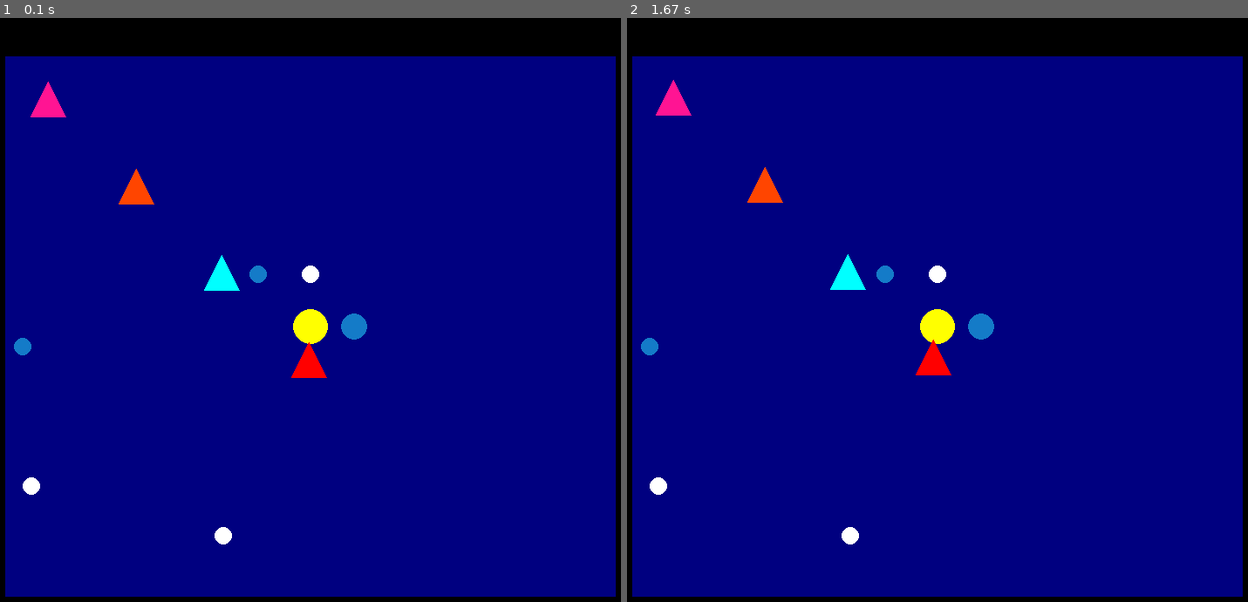
Above: before the commit, frames 1-2 (left to right).
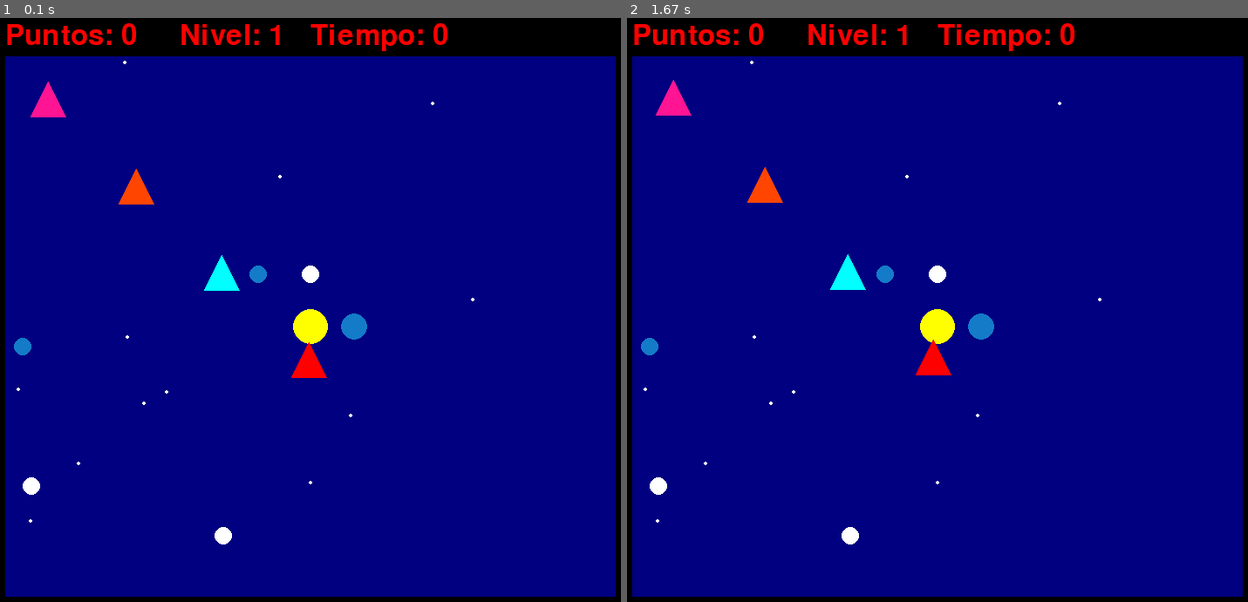
Above: after the commit, the same moments.

Repository: deinol18/pacmanJeff
Game: pygame game, started from prueba 2.py
Same seed, same stepped clock (60 frames per second), same inputs: the game is played once before the commit and once after it.
Inputs:
- Up to frame 1 (0.1 s): no input
- Up to frame 2 (1.67 s): tap M at 0.33 s

The runs differ from the first frame. In frame 1, 1.0% of the frame differs, in the area x 1-77%, y 0-87%; in frame 2, 1.0%.

Commit message:
todo lo que falta

Diff:
--- a/prueba 2.py
+++ b/prueba 2.py
@@ -1,6 +1,11 @@
+import threading
+
 import pygame
 import random
 import math
+import time
+
+
 
 ANCHO_VENTANA = 800
 ALTO_VENTANA = 720
@@ -9,11 +14,28 @@
 
 
 
+puntos = 0
+
+nivel_actual = 1
+
 bola = None
 
-
+segundos = 0
+
+
+def incrementar_tiempo():
+    global segundos, puntos
+    interval = 10
+    while True:
+        if segundos % interval == 0 and segundos > 0:
+            puntos += 5
+        time.sleep(1)
+        segundos += 1
+
+
+thread = threading.Thread(target=incrementar_tiempo)
 pygame.init()
-matriz = [[0] * 40 for _ in range(36)]
+matriz = [[0] * 40 for i in range(36)]
 
 class Bola:
     def __init__(self, ventana, x, y, radio, velocidad):
@@ -25,8 +47,17 @@
         self.gameover = False
         self.comiendo = False
 
+    def subir_nivel(self):
+        global fantasmas, nivel_actual, fantasmas_iniciales
+        if len(fantasmas) == 0:
+            nivel_actual += 1
+            fantasmas = fantasmas_iniciales
+            for i in range(nivel_actual*2):
+                fantasmas.append(
+                    Fantasma(x=random.randint(110,245), y=random.randint(110,245), velocidad=0.1*nivel_actual, ANCHO_VENTANA=ANCHO_VENTANA, ALTO_VENTANA=ALTO_VENTANA, color=(255, 20, 147)),)
+
     def mover(self, teclas, objetos_negros):
-        global pastillas, fantasmas
+        global pastillas, fantasmas, puntos, alimentos, nivel_actual
         x_siguiente = self.x
         y_siguiente = self.y
 
@@ -49,9 +80,11 @@
             if not bola.comiendo:
                 if self.colisiona_con_objeto(x_siguiente, y_siguiente, (fantasma.x, fantasma.y, 10, 10,)):
                     self.gameover = True
+
             else:
                 if self.colisiona_con_objeto(x_siguiente, y_siguiente, (fantasma.x, fantasma.y, 10, 10,)):
                     fantasmas_muertos.append(i)
+                    puntos += 10
 
         fantasmas_vivos = []
 
@@ -76,9 +109,30 @@
 
         pastillas = pastillas_sobro
 
+        ###################################################
+
+        ali_aborrar = []
+
+        for i , alimento in enumerate(alimentos):
+            if self.colisiona_con_objeto(x_siguiente, y_siguiente, (alimento[0], alimento[1], 7, 7,)):
+                puntos += 1
+                ali_aborrar.append(i)
+
+        alimentos_sobro = []
+
+        for i , alimento in enumerate(alimentos):
+            if not i in ali_aborrar:
+                alimentos_sobro.append(alimento)
+
+        alimentos = alimentos_sobro
+
+
+
         self.x = x_siguiente
         self.y = y_siguiente
-
+        self.subir_nivel()
+
+#########################################################################
 
     def colisiona_con_objeto(self, x, y, objeto):
         return (
@@ -129,6 +183,7 @@
     Fantasma(x=300, y=300, velocidad=0.1, ANCHO_VENTANA=ANCHO_VENTANA, ALTO_VENTANA=ALTO_VENTANA, color=(0, 255, 255)),     # Cian
     Fantasma(x=400, y=400, velocidad=0.2, ANCHO_VENTANA=ANCHO_VENTANA, ALTO_VENTANA=ALTO_VENTANA, color=(255, 0, 0))]       # Rojo
 
+fantasmas_iniciales = fantasmas
 
 class Item:
 
@@ -153,7 +208,10 @@
     def __init__(self, x, y, radio):
         Item.__init__(self,x,y, radio)
 
-alimentos = []
+def generar_alimentos(cantidad):
+    return [(random.randint(30, 600), random.randint(30, 600),) for _ in range(cantidad)]
+
+alimentos = generar_alimentos(15)
 
 pastillas = [Pastilla(x=400, y=300, radio=10), Pastilla(300, 600, radio=10), Pastilla(80, 543, radio=10)]
 
@@ -170,10 +228,7 @@
     def imprimir_matriz(self):
         for fila in range(36):
             for columna in range(40):
-                if matriz[fila][columna] == 0:
-                    print(" ", end= " ")
-                else:
-                    print(matriz[fila][columna], end=" ")
+                print(matriz[fila][columna], end="")
             print()
 
     def act_mat(self):
@@ -181,7 +236,11 @@
 
         for fila in range(36):
             for columna in range(40):
-                matriz[fila][columna] = 0
+                if fila < 3 or fila > 32 or columna < 3 or columna > 36:
+                    matriz[fila][columna] = 0
+                else:
+                    matriz[fila][columna] = 1
+
 
         x_matriz = (int(bola.y) // 20)
         y_matriz = (int(bola.x) // 20)
@@ -193,8 +252,8 @@
             y_matriz = (int(ghost.x) // 20)
             matriz[x_matriz][y_matriz] = 9
         for ali in alimentos:
-            x_matriz = int(ali.y // 20)
-            y_matriz = int(ali.x // 20)
+            x_matriz = int(ali[1] // 20)
+            y_matriz = int(ali[0] // 20)
             matriz[x_matriz][y_matriz] = 1
         for pelota in pastillas:
             x_matriz = int(pelota.y // 20)
@@ -210,14 +269,15 @@
             matriz[x_matriz][y_matriz] = 0
 
 
-
     def ejecutar(self):
 
         global objetos_negros, bola, pastillas, frutas
 
-        bola = Bola(self.ventana, 20, self.alto - 40, 20, 0.2)
+        bola = Bola(self.ventana, 20, self.alto - 40, 20, 1)
 
         pausa = False
+
+        thread.start()
 
         while True:
             for evento in pygame.event.get():
@@ -245,14 +305,27 @@
                     pausa = True
                 else:
 
-
                     self.ventana.fill((0, 0, 128))
 
+                    for alimento in alimentos:
+                        pygame.draw.circle(self.ventana,(255,255,255), alimento, 2)
 
                     # Dibujar objetos negros
                     for objeto in objetos_negros:
                         pygame.draw.rect(self.ventana, (0, 0, 0), objeto)
 
+                    font = pygame.font.SysFont(None, 48)
+                    textimage = font.render(f"Puntos: {puntos}", True, (255, 0, 0,))
+                    self.ventana.blit(textimage, (50, 10,))
+
+                    font = pygame.font.SysFont(None, 48)
+                    textimage = font.render(f"Nivel: {nivel_actual}", True, (255, 0, 0,))
+                    self.ventana.blit(textimage, (250, 10,))
+
+                    font = pygame.font.SysFont(None, 48)
+                    textimage = font.render(f"Tiempo: {segundos}", True, (255, 0, 0,))
+                    self.ventana.blit(textimage, (400, 10,))
+
                     bola.dibujar()
 
                     for fantasma in fantasmas:
